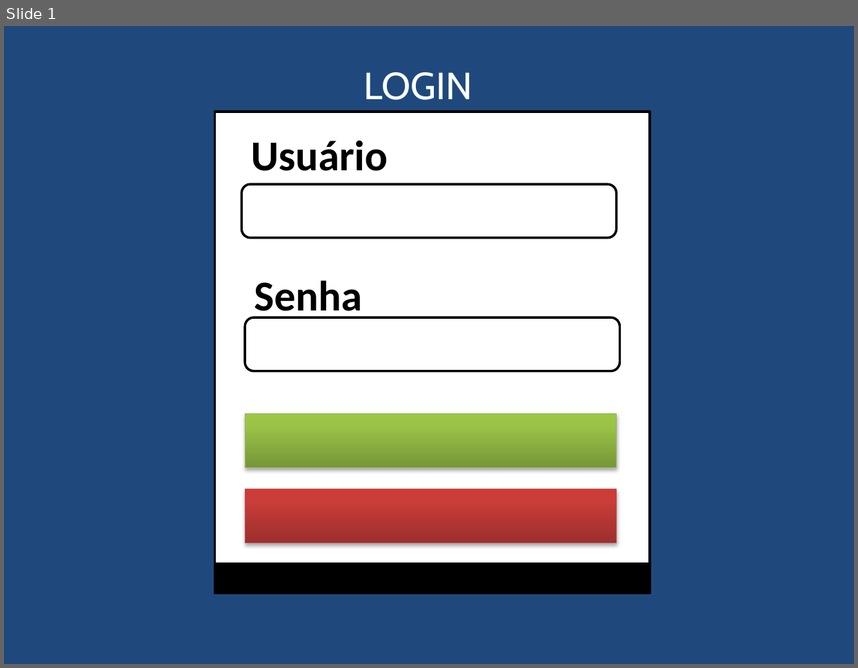
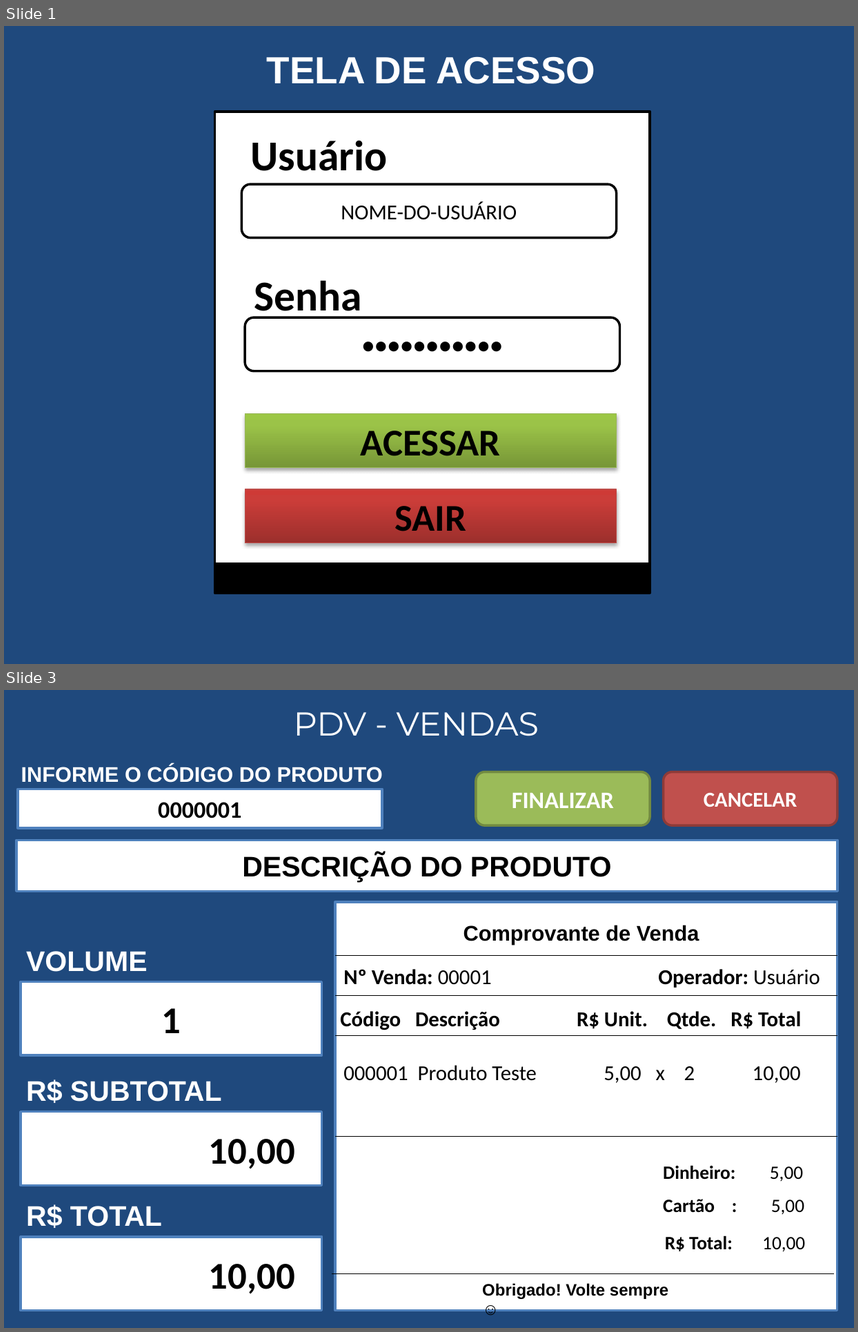
Before and after one commit to leandrovip/curso-etec, a slide deck: analise-sistemas/layouts.pptx. Shown one above the other, each under a label of ours: slide 1 before the commit, slides 1 and 3 after it; the slides between them are not shown. The pictures are 858x668 and 858x1332 pixels, drawn with LibreOffice and Linux fonts; fonts in the diff are those of the drawing. Boxes give left, top, right and bottom in pixels: in the first picture for what was removed or moved away, otherwise in the second. Text is boxed around its words. In the diff, an @@ line names an element or a change of style, - is before the commit and + after.

```diff
--- a/analise-sistemas/layouts.pptx
+++ b/analise-sistemas/layouts.pptx
@@ slide 3 added at (x1=4, y1=690, x2=854, y2=1328), background #1F497D @@
@@ text added at (x1=294, y1=712, x2=539, y2=736), 28 pt, text #FFFFFF @@
+PDV - VENDAS
@@ text added at (x1=21, y1=765, x2=383, y2=782), 18 pt, text #FFFFFF, bold @@
+INFORME O CÓDIGO DO PRODUTO
@@ rounded rectangle added at (x1=476, y1=771, x2=650, y2=825), fill #9BBB59, outline #738A42 2 pt, 20 pt, text #FFFFFF, bold @@
+FINALIZAR
@@ rounded rectangle added at (x1=664, y1=771, x2=838, y2=825), fill #C0504D, outline #8E3B39 2 pt, 18 pt, text #FFFFFF, bold @@
+CANCELAR
@@ rectangle added at (x1=18, y1=789, x2=382, y2=828), fill #FFFFFF, outline #4F81BD 2 pt, 20 pt, text #000000, bold @@
+0000001
@@ rectangle added at (x1=16, y1=840, x2=838, y2=891), fill #FFFFFF, outline #4F81BD 2 pt, 24 pt, text #000000, bold @@
+DESCRIÇÃO DO PRODUTO
@@ rectangle added at (x1=335, y1=902, x2=838, y2=1310), fill #FFFFFF, outline #4F81BD 2 pt @@
@@ text added at (x1=464, y1=925, x2=700, y2=944), 18 pt, text #000000, bold @@
+Comprovante de Venda
@@ text added at (x1=26, y1=951, x2=148, y2=972), 24 pt, text #FFFFFF, bold @@
+VOLUME
@@ line added from (335, 955) to (837, 955), #000000 0.75 pt @@
@@ text added at (x1=343, y1=969, x2=492, y2=985), 18 pt, text #000000, bold @@
+Nº Venda: 00001
@@ text added at (x1=658, y1=969, x2=820, y2=987), 18 pt, text #000000, bold @@
+Operador: Usuário
@@ rectangle added at (x1=21, y1=982, x2=322, y2=1056), fill #FFFFFF, outline #4F81BD 2 pt, 32 pt, text #000000, bold @@
+1
@@ line added from (335, 995) to (837, 995), #000000 0.75 pt @@
@@ text added at (x1=340, y1=1011, x2=801, y2=1030), 18 pt, text #000000, bold @@
+Código Descrição R$ Unit. Qtde. R$ Total
@@ line added from (335, 1035) to (837, 1035), #000000 0.75 pt @@
@@ text added at (x1=26, y1=1079, x2=222, y2=1103), 24 pt, text #FFFFFF, bold @@
+R$ SUBTOTAL
@@ text added at (x1=343, y1=1065, x2=801, y2=1083), 18 pt, text #000000 @@
+000001 Produto Teste 5,00 x 2 10,00
@@ rectangle added at (x1=21, y1=1112, x2=322, y2=1185), fill #FFFFFF, outline #4F81BD 2 pt, 32 pt, text #000000, bold @@
+10,00
@@ line added from (335, 1136) to (837, 1136), #000000 0.75 pt @@
@@ text added at (x1=663, y1=1165, x2=803, y2=1181), 16 pt, text #000000, bold @@
+Dinheiro: 5,00
@@ text added at (x1=26, y1=1204, x2=162, y2=1228), 24 pt, text #FFFFFF, bold @@
+R$ TOTAL
@@ text added at (x1=663, y1=1199, x2=804, y2=1214), 16 pt, text #000000, bold @@
+Cartão : 5,00
@@ rectangle added at (x1=21, y1=1236, x2=322, y2=1310), fill #FFFFFF, outline #4F81BD 2 pt, 32 pt, text #000000, bold @@
+10,00
@@ text added at (x1=665, y1=1235, x2=805, y2=1252), 16 pt, text #000000, bold @@
+R$ Total: 10,00
@@ line added from (332, 1273) to (833, 1273), #000000 0.75 pt @@
@@ text added at (x1=482, y1=1283, x2=668, y2=1299), 14 pt, text #000000, bold @@
+Obrigado! Volte sempre ☺
@@ slide 1 changed as well @@
@@ text "TELA DE ACESSO" at (x1=267, y1=56, x2=595, y2=84): vertical alignment top to middle @@
@@ text at (x1=267, y1=56, x2=595, y2=84): text changed; font Cabin to Arial; bold on @@
-LOGIN
+TELA DE ACESSO
@@ text in rounded rectangle at (x1=341, y1=201, x2=517, y2=220): text added @@
+NOME-DO-USUÁRIO
@@ text in rounded rectangle at (x1=245, y1=318, x2=619, y2=371): text added @@
+●●●●●●●●●●●
@@ text in rectangle at (x1=361, y1=430, x2=501, y2=456): text added @@
+ACESSAR
@@ text in rectangle at (x1=395, y1=506, x2=466, y2=531): text added @@
+SAIR
```
Also in this commit, not shown: 11 other slides added.
